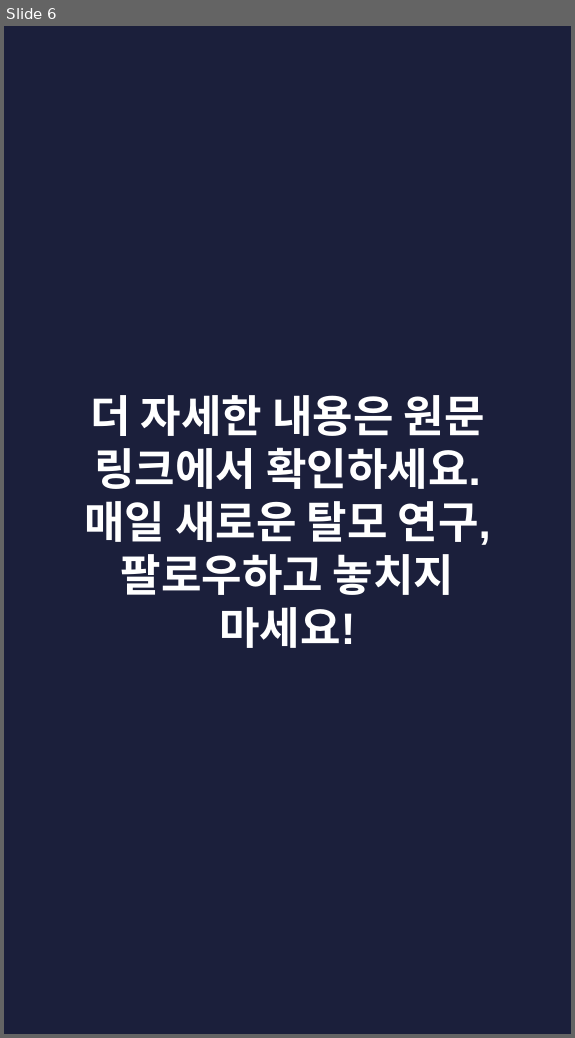
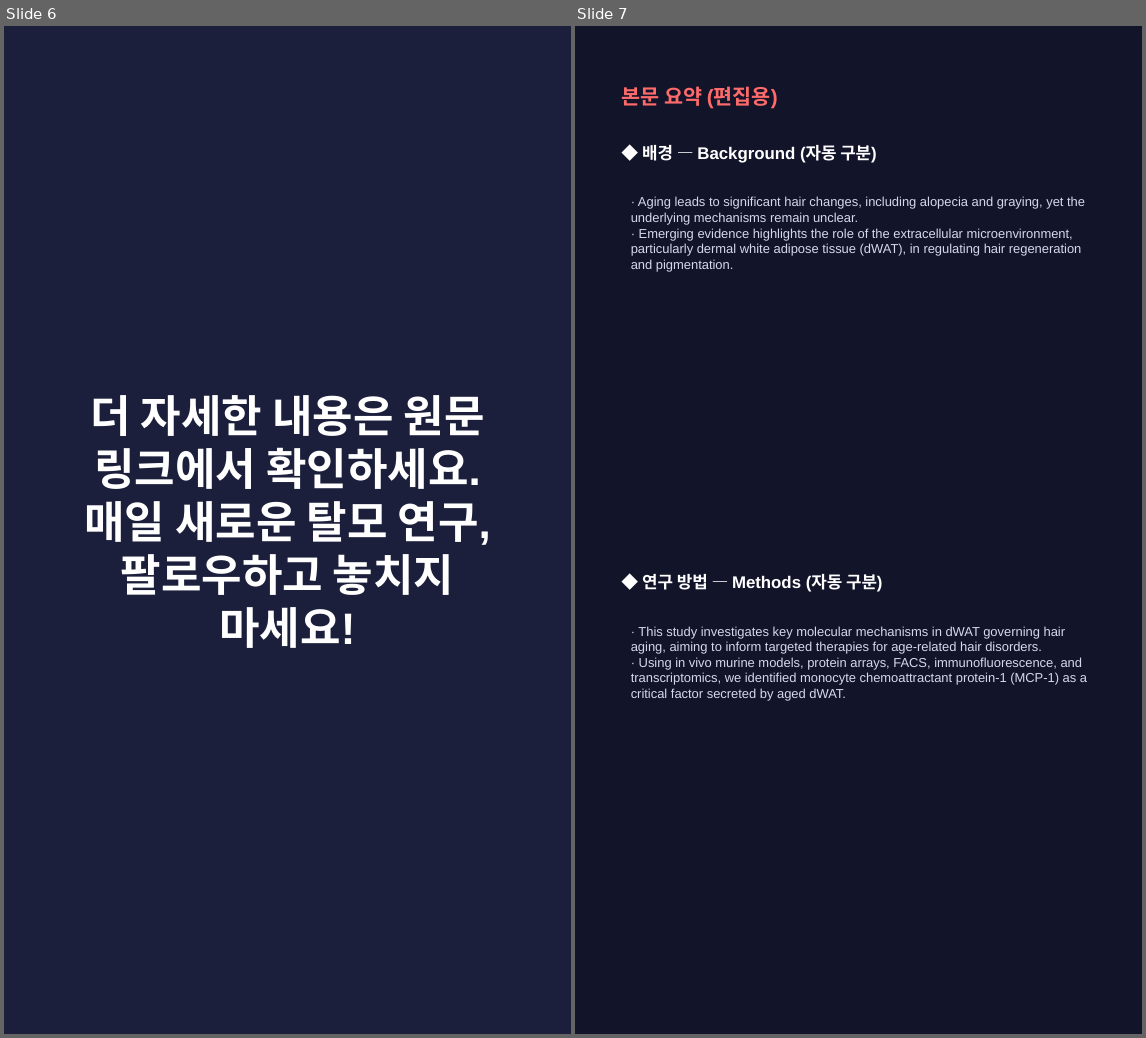
Before and after one commit to hyokang2010-BJ-ANTH/product-builder-test, a slide deck: pwa/data/latest/slides.pptx. Shown side by side, each under a label of ours: slide 6 before the commit, slides 6 and 7 after it. The pictures are 575x1038 and 1146x1038 pixels, drawn with LibreOffice and Linux fonts; fonts in the diff are those of the drawing. Boxes give left, top, right and bottom in pixels: in the first picture for what was removed or moved away, otherwise in the second. Text is boxed around its words. In the diff, an @@ line names an element or a change of style, - is before the commit and + after.

```diff
--- a/pwa/data/latest/slides.pptx
+++ b/pwa/data/latest/slides.pptx
@@ slide 7 added at [575, 26, 1142, 1034], background #12142A @@
@@ text added at [621, 86, 778, 109], 16 pt, text #FF6B6B, bold @@
+본문 요약 (편집용)
@@ text added at [642, 145, 876, 163], 13 pt, text #FFFFFF, bold @@
+◆ 배경 — Background (자동 구분)
@@ text added at [631, 196, 1085, 271], 10 pt, text #D5D8EA @@
+· Aging leads to significant hair changes, including alopecia and graying, yet the underlying mechanisms remain unclear.
+· Emerging evidence highlights the role of the extracellular microenvironment, particularly dermal white adipose tissue (dWAT), in regulating hair regeneration and pigmentation.
@@ text added at [642, 574, 882, 592], 13 pt, text #FFFFFF, bold @@
+◆ 연구 방법 — Methods (자동 구분)
@@ text added at [631, 626, 1087, 701], 10 pt, text #D5D8EA @@
+· This study investigates key molecular mechanisms in dWAT governing hair aging, aiming to inform targeted therapies for age-related hair disorders.
+· Using in vivo murine models, protein arrays, FACS, immunofluorescence, and transcriptomics, we identified monocyte chemoattractant protein-1 (MCP-1) as a critical factor secreted by aged dWAT.
```
Also in this commit, not shown: 2 slides changed, 4 other slides added, 6 slides removed, 26 other files.
